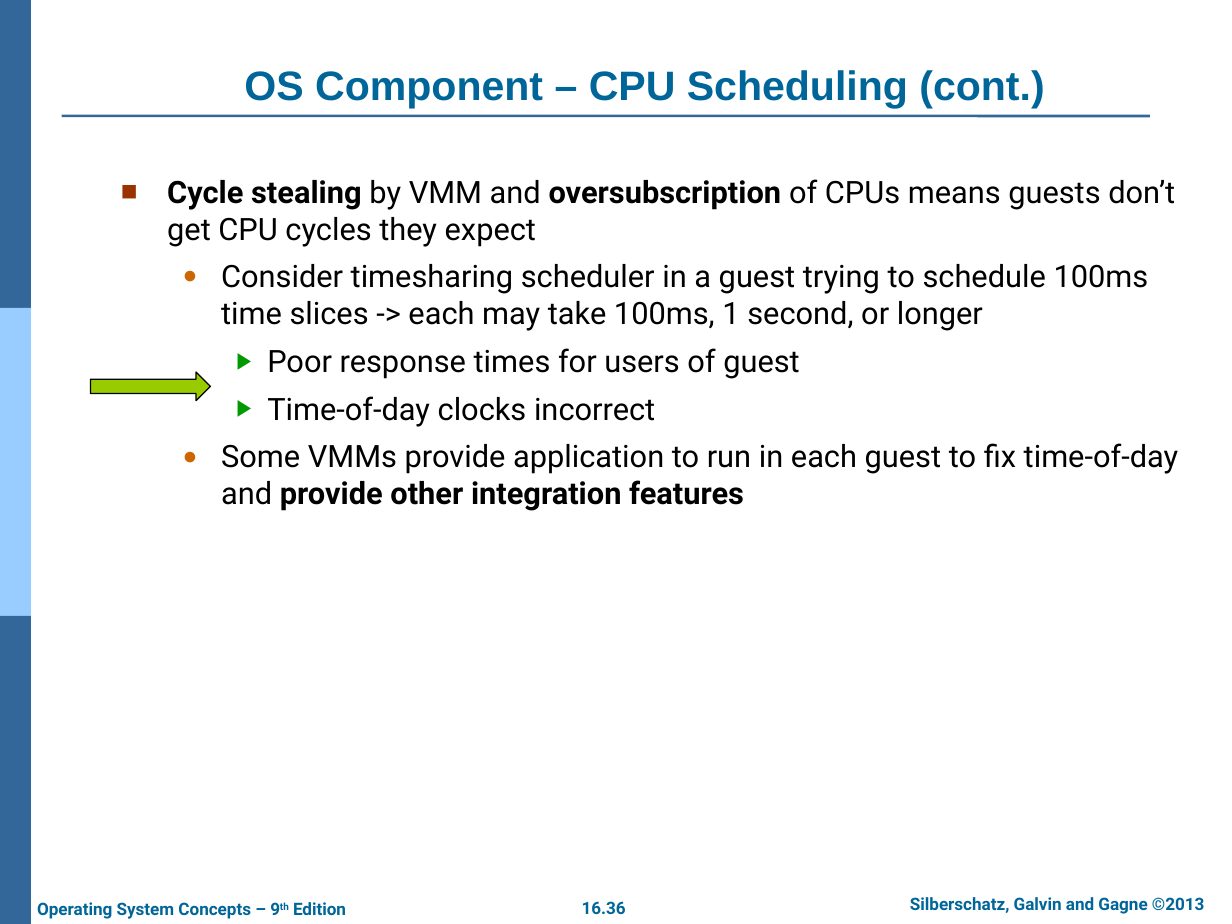
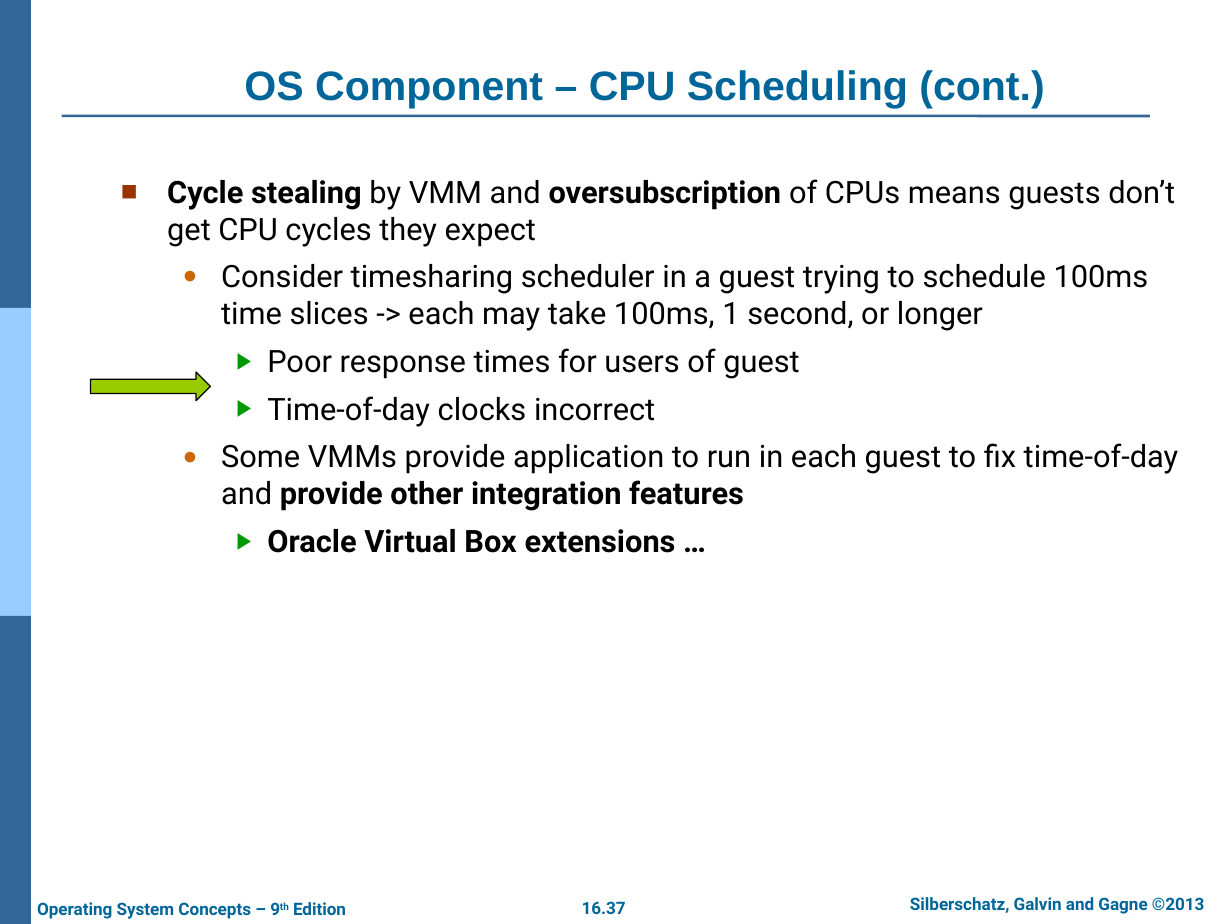
Before and after one commit to jb23lm87/OS-prednasky, a slide deck: slide 37 of OS 10 Virtuálne zariadenia.pptx (slide 36 before the commit). Drawn at 1232x924 pixels with LibreOffice and Linux fonts; fonts in the diff are those of the drawing; background and template pictures are left out. Boxes give left, top, right and bottom in pixels: in the first picture for what was removed or moved away, otherwise in the second. Text is boxed around its words. In the diff, an @@ line names an element or a change of style, - is before the commit and + after.

```diff
--- a/OS 10 Virtuálne zariadenia.pptx
+++ b/OS 10 Virtuálne zariadenia.pptx
@@ text at <box>267,529,676,553</box>: paragraph added @@
+    ▶ Oracle Virtual Box extensions …
@@ page number at <box>582,901,626,914</box>: text changed @@
-16.36
+16.37
```
Also in this commit, not shown: 2 other slides changed, 1 slide added.
